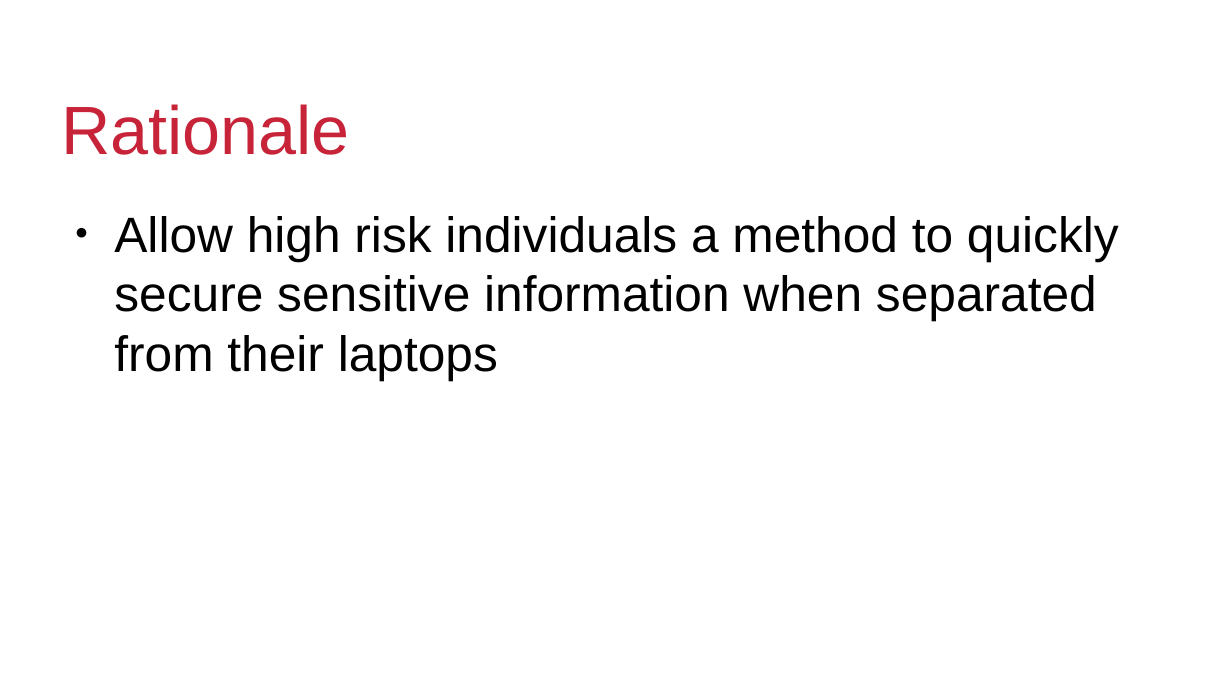
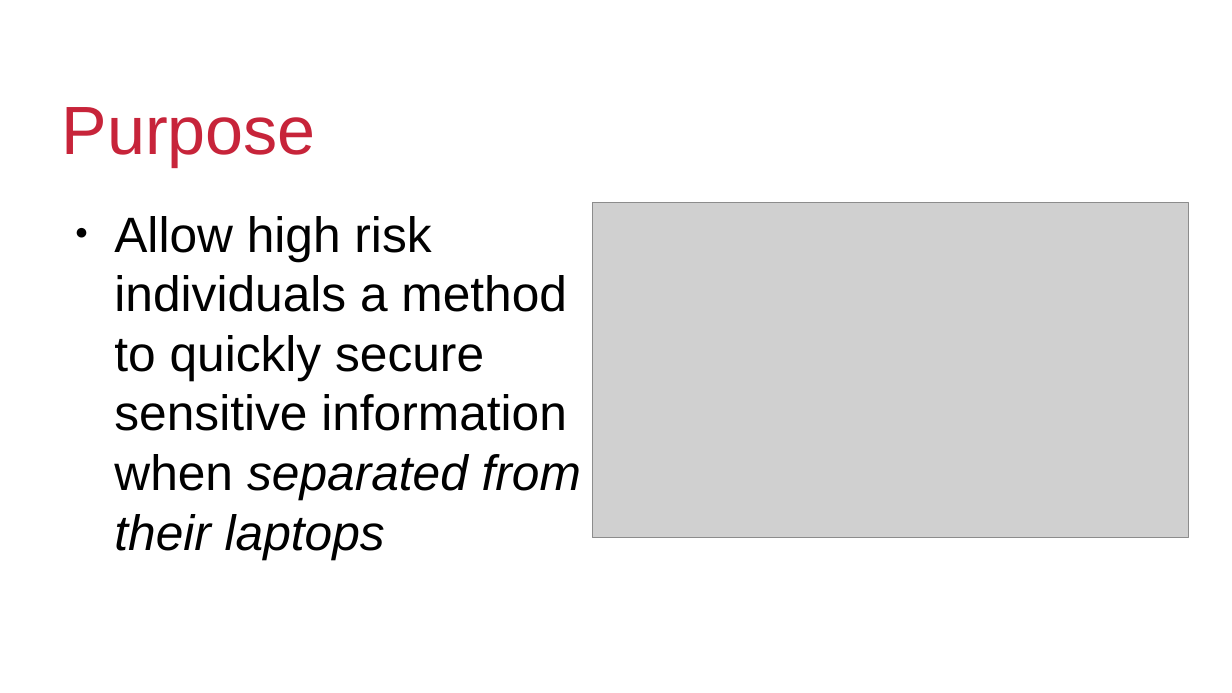
Before and after one commit to BusKill/usb-a-magnetic-breakaway, a slide deck: slide 5 of Goldfishlaser Version/Presentations/DEFCON32talk.odp (slide 3 before the commit). Drawn at 1232x693 pixels with LibreOffice and Linux fonts; fonts in the diff are those of the drawing; grey boxes stand for pictures; background and template pictures are left out. Boxes give left, top, right and bottom in pixels: in the first picture for what was removed or moved away, otherwise in the second. Text is boxed around its words. In the diff, an @@ line names an element or a change of style, - is before the commit and + after.

```diff
--- a/Goldfishlaser Version/Presentations/DEFCON32talk.odp
+++ b/Goldfishlaser Version/Presentations/DEFCON32talk.odp
@@ title at (62,107,316,166): text changed @@
-Rationale
+Purpose
@@ text "Allow high risk individuals a ..." at (114,216,581,559): italic on in "separated from their laptops" @@
@@ picture added at (593,202,1188,538) @@
```
Also in this commit, not shown: 6 other slides changed, 7 slides added, 2 slides removed, 3 other files.
